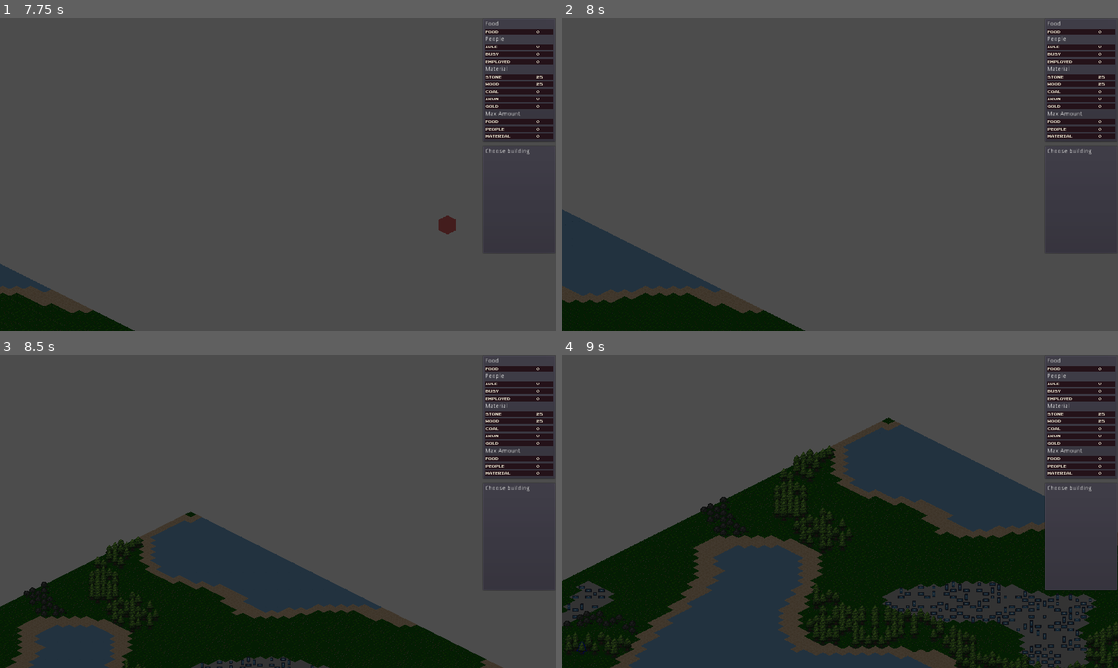
Above: before the commit, frames 1-4 (two rows, left to right).
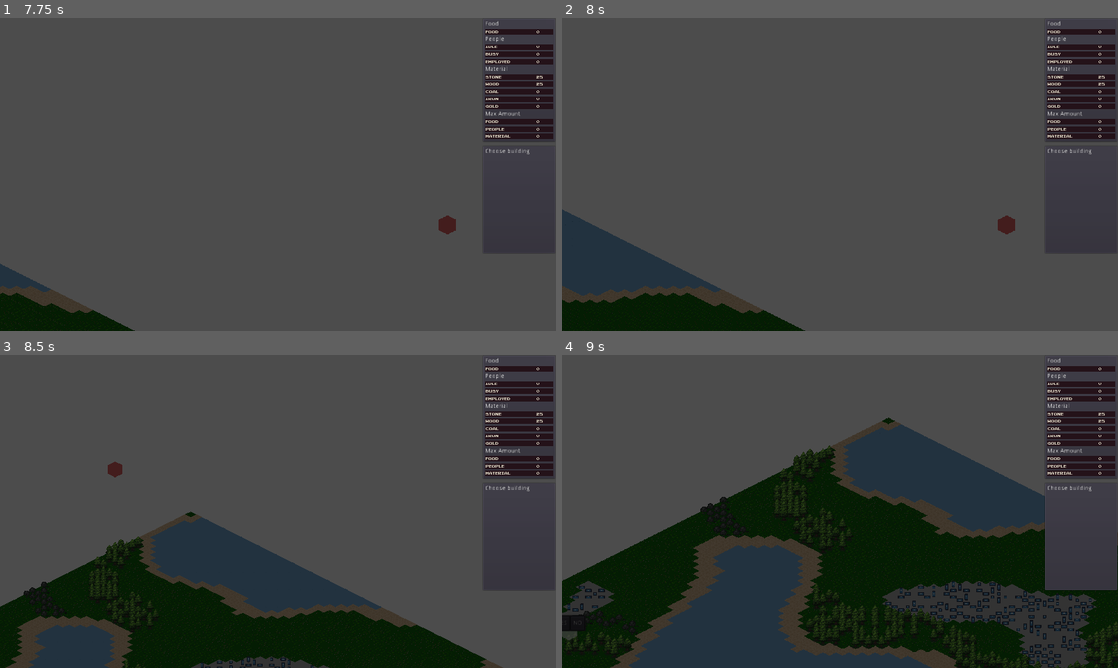
Above: after the commit, the same moments.

Repository: FilMer17/MightyTower
Game: Godot game, scene res://ui/menu/TitleMenu.tscn
Two runs of this game, one before a commit and one after it. Both use one fixed random seed, a clock stepped at 60 frames per second and the inputs below. The engine's default icon, where the game draws it, is replaced by a stand-in: a white triangle on a blue panel in a dark square.
Inputs (mouse positions are in pixels of both pictures, inside the frame that each line leads up to):
- Up to frame 1 (7.75 s): click "New Game" at 0.5 s; click (239, 174) at 1.27 s; type "Alex" at 1.35 s; click "EASY" at 2 s; click "EASY" at 2.75 s; click (344, 174) at 3.5 s; tap Enter at 4.25 s; move the mouse to (194, 215) at 4.27 s; hold Right (ui_right) 4.28-5.03 s; hold 1 (building1) 4.28-5.03 s; click (194, 215) at 4.42 s; move the mouse to (166, 190) at 5.02 s; hold Down (ui_down) 5.03-5.78 s; tap 2 (building2) at 5.1 s; move the mouse to (0, 46) at 5.77 s; hold Right (ui_right) 5.78-6.53 s; hold 3 (building3) 5.78-6.53 s; click (0, 46) at 5.92 s; move the mouse to (250, 237) at 6.52 s; hold Up (ui_up) 6.53-7.28 s; tap 4 (building4) at 6.6 s; click (250, 237) at 6.67 s; move the mouse to (444, 221) at 7.27 s; hold Left (ui_left) from 7.28 s (still down); hold 5 (building5) from 7.28 s (still down)
- Up to frame 2 (8 s): keep holding Left (ui_left); keep holding 5 (building5); right-click (1006, 221) at 7.9 s
- Up to frame 3 (8.5 s): keep holding Left (ui_left); move the mouse to (111, 464) at 8.02 s; release 5 (building5) at 8.03 s; tap Mouse wheel down (scroll_down) at 8.1 s
- Up to frame 4 (9 s): move the mouse to (589, 658) at 8.77 s; release Left (ui_left) at 8.78 s; hold Down (ui_down) from 8.78 s (still down); tap Mouse wheel up (scroll_up) at 8.85 s; click (589, 658) at 8.92 s

Frame 1 is identical in both runs. In frame 2, 0.1% of the frame differs, in the area x 78-82%, y 63-70%; in frame 3, 0.1%; in frame 4, 0.1%.

Commit message:
Logic Builder changed terrain choose option

Diff:
--- a/game/source/buildings/Building.gd
+++ b/game/source/buildings/Building.gd
@@ -6,6 +6,7 @@
 onready var building_info := preload("res://ui/popup/PopupBuildingInfo.gd")
 
 enum TYPE { residence, storage, house, worker, maker }
+enum BUILD_TERRAIN { grass, sand, stone, water }
 
 export var alias: String = ""
 export var size := Vector2(1, 1)
@@ -13,6 +14,7 @@
 export var level: int = 1
 export var cooldown: Dictionary = { "day" : 0, "hour" : 0, "minute" : 1 }
 export(TYPE) var type: int = TYPE.residence
+export(BUILD_TERRAIN) var build_terrain: int = BUILD_TERRAIN.grass
 
 onready var building_overview := Scene.search("BuildingOverview")
 
--- a/game/source/buildings/types/Maker.gd
+++ b/game/source/buildings/types/Maker.gd
@@ -11,6 +11,7 @@
 
 onready var grid := IsoGrid.new()
 onready var entities := Scene.search("Entities")
+onready var terrain := Scene.search("Terrain")
 
 var free_pos: Array = [0, 1, 2, 3, 4, 5, 6, 7]
 var max_entities: bool = false
@@ -35,8 +36,11 @@
 	if not max_entities:
 		var ent_pos = grid.world_to_map(position + Vector2(0, 24)) + grid.NEIGHBOR_TABLE[neigh_num]
 		free_pos.erase(neigh_num)
-		var entity = GlobalData.entities["Tree"].instance()
+		var entity = GlobalData.entities[MAKETYPE.keys()[maketype]].instance()
 		entity.maker_help = { "path" : get_path(), "num" : neigh_num }
 		entity.position = grid.map_to_world(ent_pos)
 		entities.add_child(entity)
+		entities.data[ent_pos] = { "type" : GlobalData.entities[MAKETYPE.keys()[maketype]], "sprite" : entity.get_node("Sprite").texture.resource_path }
+		entities.data[ent_pos]["path"] = entity.get_path()
+		terrain.data[ent_pos]["placed"] = entity.name
 		Scene.search("Console").write(MAKETYPE.keys()[maketype] + " was made")
--- a/game/source/entities/Entity.gd
+++ b/game/source/entities/Entity.gd
@@ -229,11 +229,10 @@
 		is_hovered = true
 
 		if is_mining:
-			for neigh_coord in grid.NEIGHBOR_TABLE:
-				var neighbor = grid.world_to_map(position) + neigh_coord
-				if entities.data.has(neighbor):
-					yield(get_tree().create_timer(0.01), "timeout")
-					get_node(entities.data[neighbor]["path"]).modulate.a = 0.3
+			for neigh_coord in range(3, 6):
+				var neigh_pos = grid.world_to_map(position) + grid.NEIGHBOR_TABLE[neigh_coord]
+				if entities.data.has(neigh_pos):
+					get_node(entities.data[neigh_pos]["path"]).modulate.a = 0.3
 
 func _on_Mouse_exited() -> void:
 	if !Scene.search("Map").node_in_menu:
@@ -241,10 +240,10 @@
 		is_hovered = false
 
 		if is_mining:
-			for neigh_coord in grid.NEIGHBOR_TABLE:
-				var neighbor = grid.world_to_map(position) + neigh_coord
-				if entities.data.has(neighbor):
-					get_node(entities.data[neighbor]["path"]).modulate.a = 1.0
+			for neigh_coord in range(3, 6):
+				var neigh_pos = grid.world_to_map(position) + grid.NEIGHBOR_TABLE[neigh_coord]
+				if entities.data.has(neigh_pos):
+					get_node(entities.data[neigh_pos]["path"]).modulate.a = 1.0
 
 func _enter_tree():
 	if not $Tween:
--- a/game/source/map/builder/Builder.gd
+++ b/game/source/map/builder/Builder.gd
@@ -64,13 +64,14 @@
 			$MenuContainer.add_child(menu)
 
 	if event.is_action_pressed("cancel_action") and sprite.visible:
-		_clear_menu_container()
-		map.in_builder = false
-		in_menu = false
-		sprite.visible = false
-		area_zone.disabled = true
-		building.queue_free()
-		building = null
+		if not buildings.get_child_count() <= 0:
+			_clear_menu_container()
+			map.in_builder = false
+			in_menu = false
+			sprite.visible = false
+			area_zone.disabled = true
+			building.queue_free()
+			building = null
 
 func _place_building(to_build: bool) -> void:
 	if to_build:
@@ -108,7 +109,7 @@
 
 	for terr in terrains:
 		if terrain.data.has(terr):
-			if not terrain.data[terr]["terrain"] == terrain.TERRAINS.grass:
+			if not terrain.data[terr]["terrain"] == building.build_terrain:
 				return false
 			elif not terrain.data[terr]["placed"] == "":
 				return false
